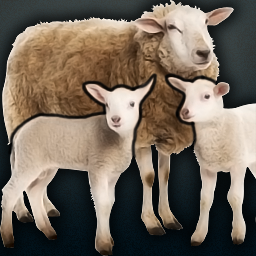
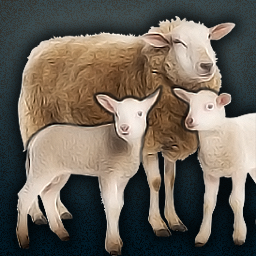
Revision of a layered w=256, h=256 image; what changed, layer by layer:
"Layer 1": opacity 100% → 65%, painted on it over bbox(7, 72, 221, 166)
painted on "Background copy 3" over bbox(0, 0, 256, 256)
painted on "Background copy 2" over bbox(0, 0, 256, 256)
